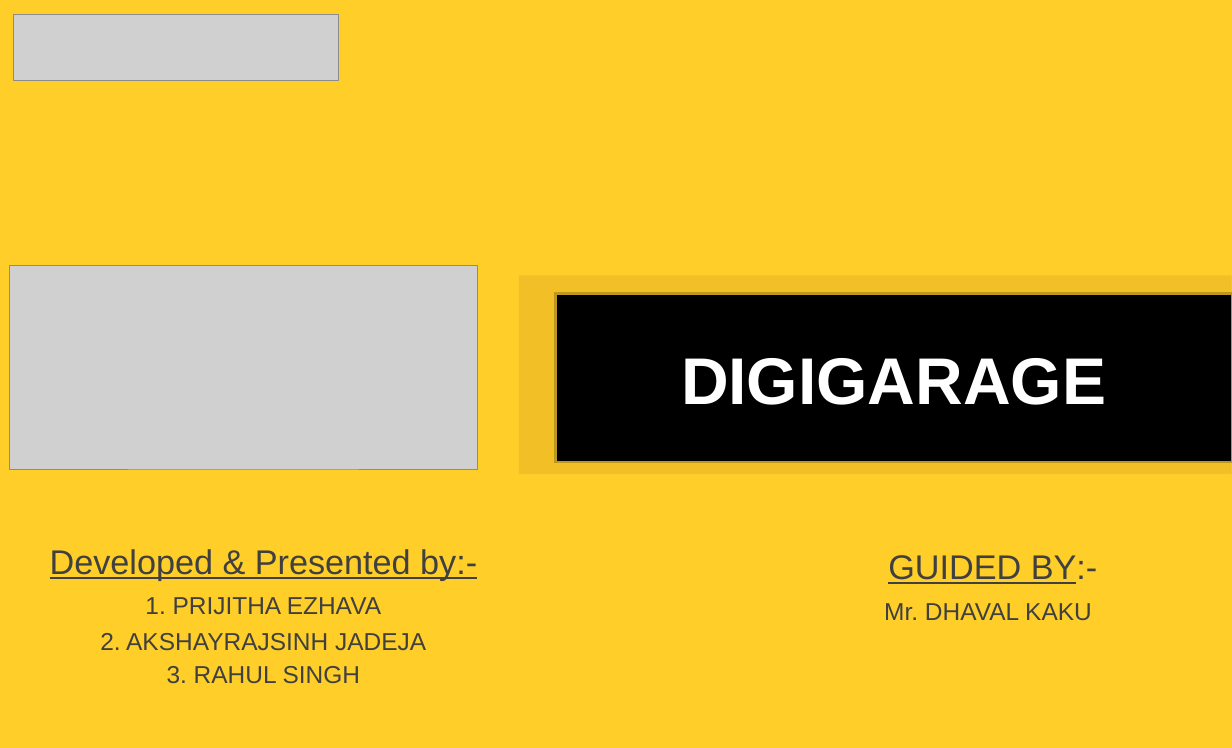
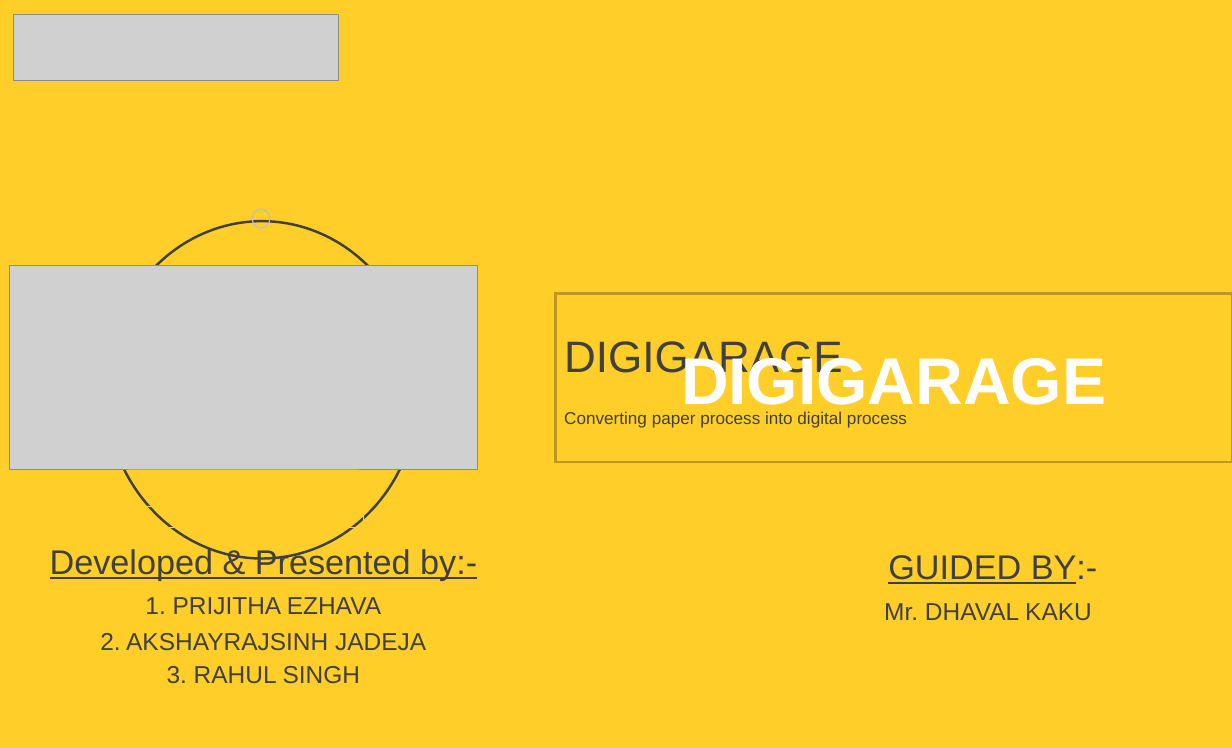
Before and after one commit to RahulSingh0001/Documentation, a slide deck: slide 1 of DIGIGARAGE.odp. Drawn at 1232x748 pixels with LibreOffice and Linux fonts; fonts in the diff are those of the drawing; grey boxes stand for pictures. Boxes give left, top, right and bottom in pixels: in the first picture for what was removed or moved away, otherwise in the second. Text is boxed around its words. In the diff, an @@ line names an element or a change of style, - is before the commit and + after.

```diff
--- a/DIGIGARAGE.odp
+++ b/DIGIGARAGE.odp
@@ rectangle at (66, 110, 462, 528): fill #FFCE29 to none @@
@@ ellipse added at (252, 209, 269, 229), outline #BFBFBF 0.99 pt @@
@@ freeform shape removed at (111, 264, 415, 559) @@
@@ rectangle removed at (519, 275, 1232, 474) @@
@@ rectangle "DIGIGARAGE" at (555, 293, 1232, 462): fill #000000 to none @@
@@ text added at (564, 411, 907, 428), 14 pt, text #404040 @@
+Converting paper process into digital process
@@ rectangle at (121, 506, 363, 572): fill #FFCE29 to none @@
```
Also in this commit, not shown: 12 other slides changed, 27 slides added, 12 slides removed.
